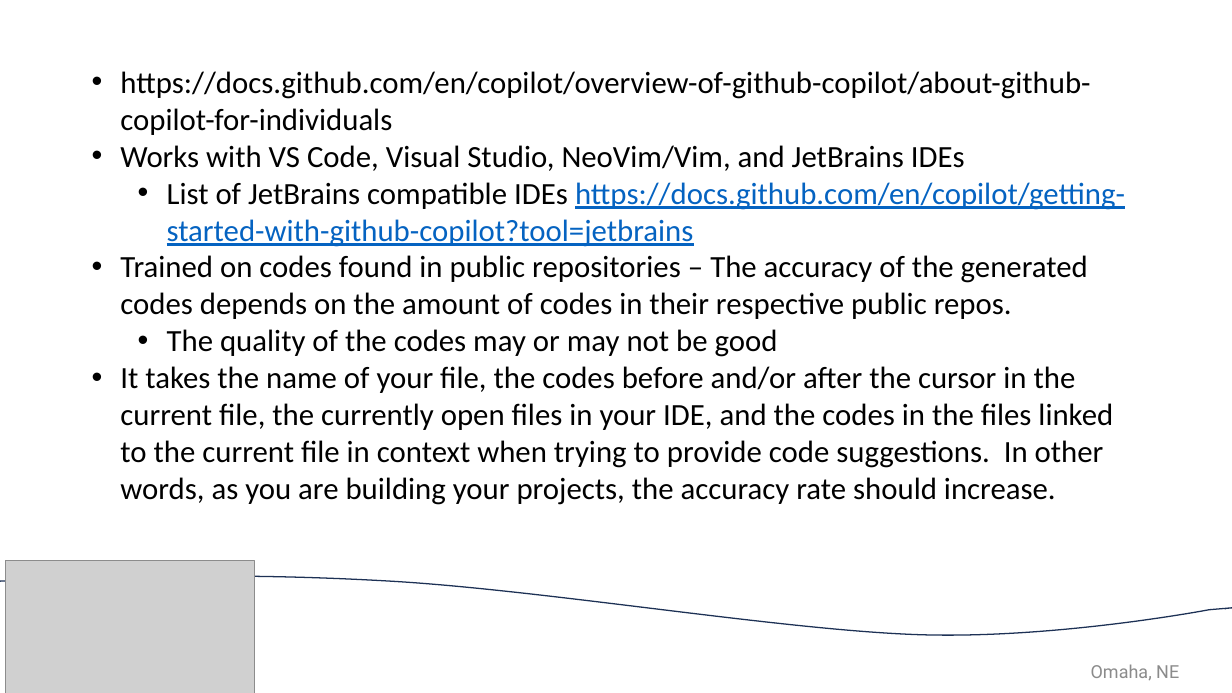
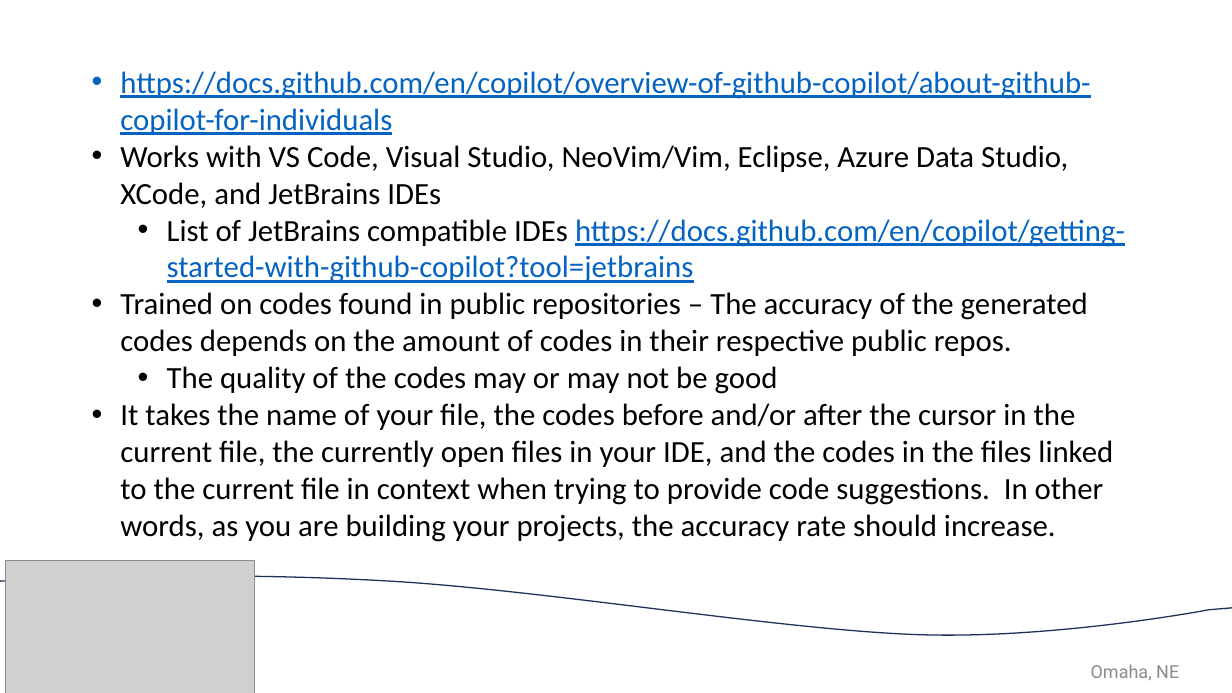
Before and after one commit to knittingguy/copilot_demo, a slide deck: slide 5 of CFWT 23 brand_deck (1) updated.pptx. Drawn at 1232x693 pixels with LibreOffice and Linux fonts; fonts in the diff are those of the drawing; grey boxes stand for pictures; background and template pictures are left out. Boxes give left, top, right and bottom in pixels: in the first picture for what was removed or moved away, otherwise in the second. Text is boxed around its words. In the diff, an @@ line names an element or a change of style, - is before the commit and + after.

```diff
--- a/CFWT 23 brand_deck (1) updated.pptx
+++ b/CFWT 23 brand_deck (1) updated.pptx
@@ text at [120, 71, 1090, 135]: text colour #000000 to #0563C1, underline on in "https://docs.github.com/en/copilot/overview-of-github-copilo ..." @@
@@ text at [120, 145, 1068, 208]: text changed @@
-• Works with VS Code, Visual Studio, NeoVim/Vim, and JetBrains IDEs
+• Works with VS Code, Visual Studio, NeoVim/Vim, Eclipse, Azure Data Studio, XCode, and JetBrains IDEs
```
Also in this commit, not shown: 2 other slides changed, 2 slides added, 1 slide removed, 15 other files.
